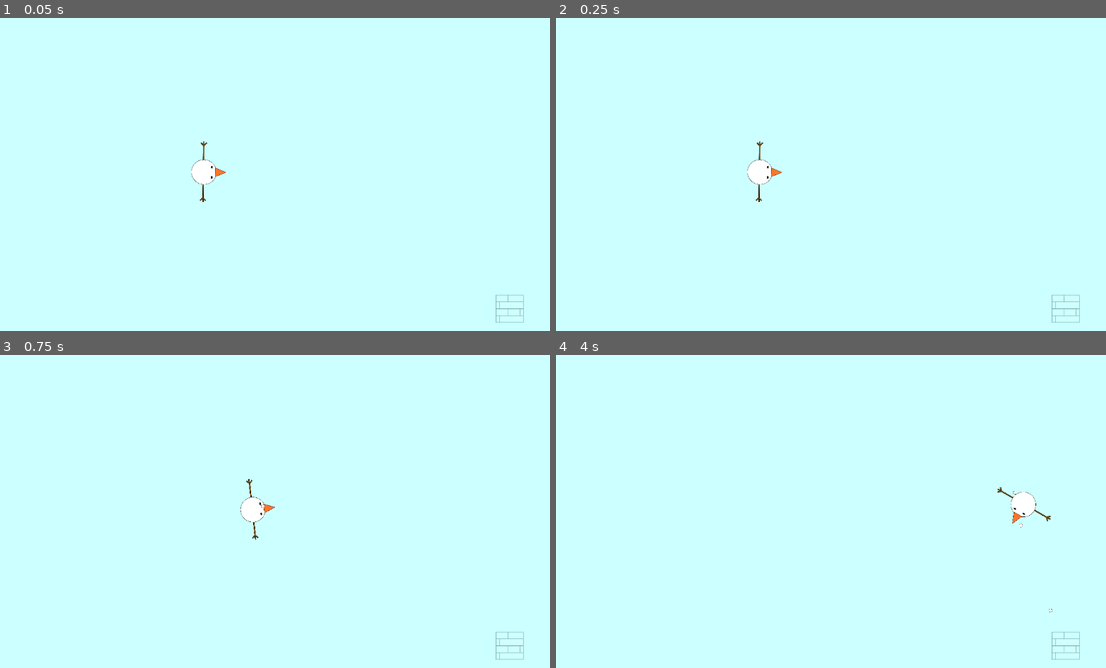
Above: before the commit, frames 1-4 (two rows, left to right).
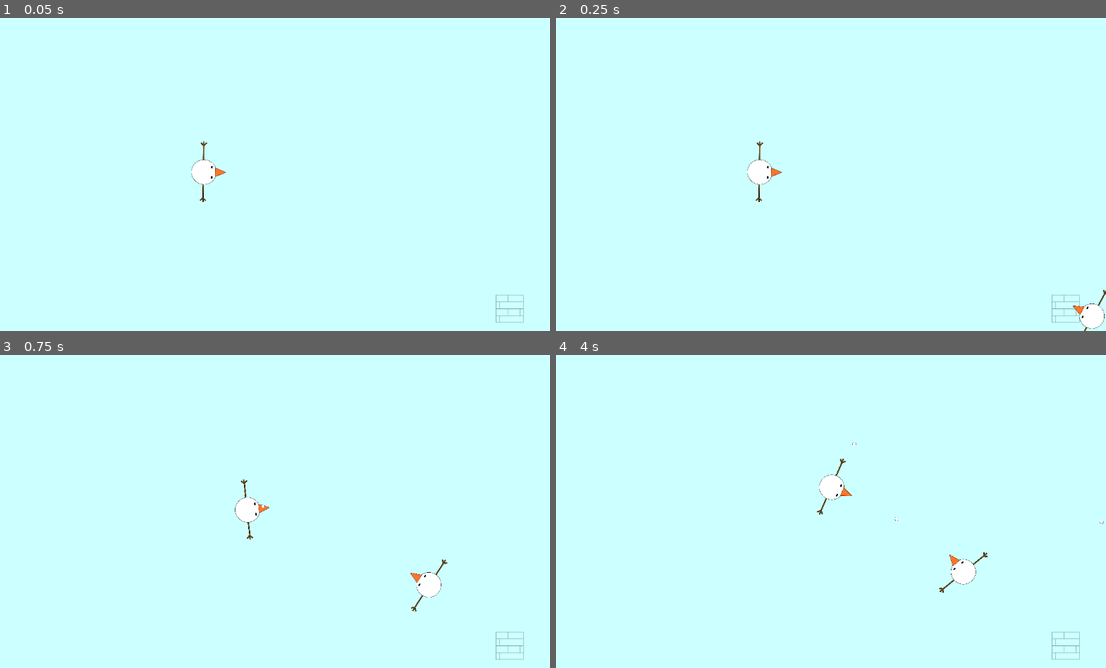
Above: after the commit, the same moments.

Repository: jesspancakes/topdownshooter
Game: Godot game, scene res://world.tscn
Same seed, same stepped clock (60 frames per second), same inputs: the game is played once before the commit and once after it.
Inputs (mouse positions are in pixels of both pictures, inside the frame that each line leads up to):
- Up to frame 1 (0.05 s): no input
- Up to frame 2 (0.25 s): no input
- Up to frame 3 (0.75 s): move the mouse to (390, 492) at 0.52 s; hold Right (ui_right) from 0.53 s (still down); click (390, 492) at 0.6 s
- Up to frame 4 (4 s): move the mouse to (710, 524) at 1.27 s; release Right (ui_right) at 1.28 s; hold Down (ui_down) 1.28-2.03 s; click (710, 524) at 1.35 s; move the mouse to (880, 439) at 2.02 s; hold Right (ui_right) 2.03-2.78 s; click (880, 439) at 2.1 s; move the mouse to (798, 574) at 2.77 s; hold Up (ui_up) 2.78-3.53 s; click (798, 574) at 2.85 s; move the mouse to (996, 558) at 3.52 s; hold Left (ui_left) from 3.53 s (still down); click (996, 558) at 3.6 s

Frame 1 is identical in both runs. In frame 2, 0.3% of the frame differs, in the area x 93-100%, y 86-100%; in frame 3, 0.7%; in frame 4, 1.2%, in the area x 47-100%, y 27-83%.

Commit message:
created enemy shtuff

Diff:
--- a/snowman2/Bullet.tscn
+++ b/snowman2/Bullet.tscn
@@ -3,10 +3,11 @@
 [ext_resource type="Texture2D" uid="uid://djcbh6daksf8r" path="res://snowball2.png" id="1_a0l7j"]
 
 [sub_resource type="CircleShape2D" id="CircleShape2D_5pse7"]
-radius = 3.0
+radius = 4.0
 
 [node name="Bullet" type="RigidBody2D"]
-collision_layer = 2
+collision_layer = 3
+collision_mask = 3
 gravity_scale = 0.0
 
 [node name="CollisionShape2D" type="CollisionShape2D" parent="."]
--- a/snowman2/Player.tscn
+++ b/snowman2/Player.tscn
@@ -1,29 +1,35 @@
-[gd_scene load_steps=5 format=3 uid="uid://y16sff748yh5"]
+[gd_scene load_steps=6 format=3 uid="uid://y16sff748yh5"]
 
 [ext_resource type="Script" path="res://Player1.gd" id="1_38blg"]
 [ext_resource type="Texture2D" uid="uid://blunyj7nvj0qw" path="res://snowman2.png" id="2_il5ht"]
+[ext_resource type="PackedScene" uid="uid://bxamo37wsnbm7" path="res://enemy.tscn" id="3_6gf6k"]
 
 [sub_resource type="CircleShape2D" id="CircleShape2D_r34bx"]
-radius = 26.0768
+radius = 26.0
 
 [sub_resource type="CircleShape2D" id="CircleShape2D_tfceu"]
-radius = 26.0
+radius = 28.0
 
-[node name="Player" type="Node2D"]
+[node name="World" type="Node2D"]
 
-[node name="CharacterBody2D" type="CharacterBody2D" parent="."]
+[node name="Player" type="CharacterBody2D" parent="."]
 script = ExtResource("1_38blg")
 
-[node name="CollisionShape2D" type="CollisionShape2D" parent="CharacterBody2D"]
+[node name="CollisionShape2D" type="CollisionShape2D" parent="Player"]
 position = Vector2(-9, 1)
 shape = SubResource("CircleShape2D_r34bx")
 
-[node name="Sprite2D" type="Sprite2D" parent="CharacterBody2D"]
+[node name="Sprite2D" type="Sprite2D" parent="Player"]
 scale = Vector2(0.191304, 0.191304)
 texture = ExtResource("2_il5ht")
 
-[node name="Area2D" type="Area2D" parent="CharacterBody2D"]
+[node name="Area2D" type="Area2D" parent="Player"]
 
-[node name="CollisionShape2D" type="CollisionShape2D" parent="CharacterBody2D/Area2D"]
+[node name="CollisionShape2D" type="CollisionShape2D" parent="Player/Area2D"]
 position = Vector2(-9, 1)
 shape = SubResource("CircleShape2D_tfceu")
+
+[node name="Enemy" parent="." instance=ExtResource("3_6gf6k")]
+position = Vector2(892, 395)
+
+[connection signal="body_entered" from="Player/Area2D" to="Player" method="_on_area_2d_body_entered"]
--- a/snowman2/Player1.gd
+++ b/snowman2/Player1.gd
@@ -1,7 +1,7 @@
 extends CharacterBody2D
 
 var speed = 500
-var bullet_speed = 5000
+var bullet_speed = 2000
 var bullet = preload("res://Bullet.tscn")
 
 func _ready():
@@ -29,3 +29,12 @@
 	bullet_instantiate.rotation_degrees = rotation_degrees
 	bullet_instantiate.apply_impulse(Vector2(), Vector2(bullet_speed, 0).rotated(rotation))
 	get_tree().get_root().call_deferred("add_child", bullet_instantiate)
+
+
+func _kill():
+	get_tree().reload_current_scene()
+
+
+func _on_area_2d_body_entered(body):
+	if "Enemy" in body.name:
+		_kill()
--- /dev/null
+++ b/snowman2/enemy.gd
@@ -0,0 +1,19 @@
+extends CharacterBody2D
+
+var motion = Vector2()
+
+func _ready():
+	pass
+
+func _physics_process(delta):
+	var Player = get_parent().get_node("Player")
+
+	position += (Player.position - position)/50
+	look_at(Player.position)
+
+	move_and_collide(motion)
+
+
+func _on_area_2d_body_entered(body):
+	if "Bullet" in body.name:
+		queue_free()
--- /dev/null
+++ b/snowman2/enemy.tscn
@@ -0,0 +1,34 @@
+[gd_scene load_steps=5 format=3 uid="uid://bxamo37wsnbm7"]
+
+[ext_resource type="Script" path="res://enemy.gd" id="1_da0dm"]
+[ext_resource type="Texture2D" uid="uid://blunyj7nvj0qw" path="res://snowman2.png" id="2_cfcm1"]
+
+[sub_resource type="CircleShape2D" id="CircleShape2D_qx72x"]
+radius = 26.0192
+
+[sub_resource type="CircleShape2D" id="CircleShape2D_k0b4r"]
+radius = 29.0
+
+[node name="Enemy" type="CharacterBody2D"]
+collision_layer = 3
+collision_mask = 3
+script = ExtResource("1_da0dm")
+
+[node name="CollisionShape2D" type="CollisionShape2D" parent="."]
+position = Vector2(-10, 1)
+shape = SubResource("CircleShape2D_qx72x")
+
+[node name="Sprite2D" type="Sprite2D" parent="."]
+position = Vector2(4.76837e-07, -4.76837e-07)
+scale = Vector2(0.191, 0.191)
+texture = ExtResource("2_cfcm1")
+
+[node name="Area2D" type="Area2D" parent="."]
+collision_layer = 3
+collision_mask = 3
+
+[node name="CollisionShape2D" type="CollisionShape2D" parent="Area2D"]
+position = Vector2(-10, 1)
+shape = SubResource("CircleShape2D_k0b4r")
+
+[connection signal="body_entered" from="Area2D" to="." method="_on_area_2d_body_entered"]
